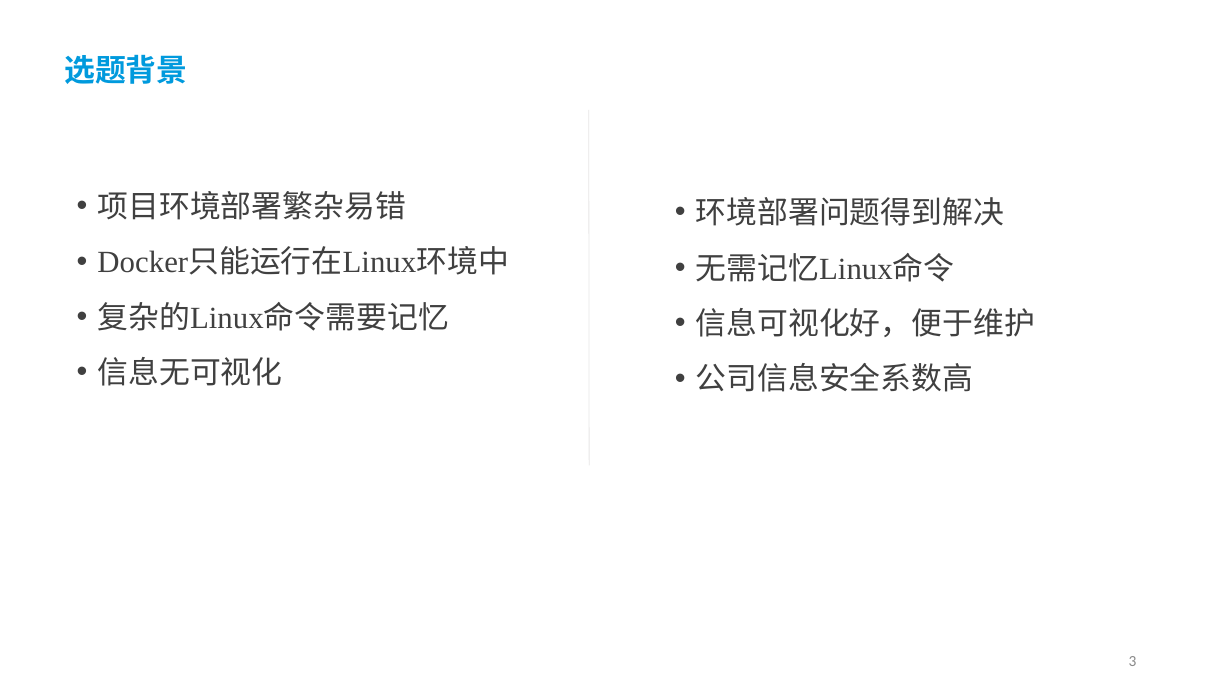
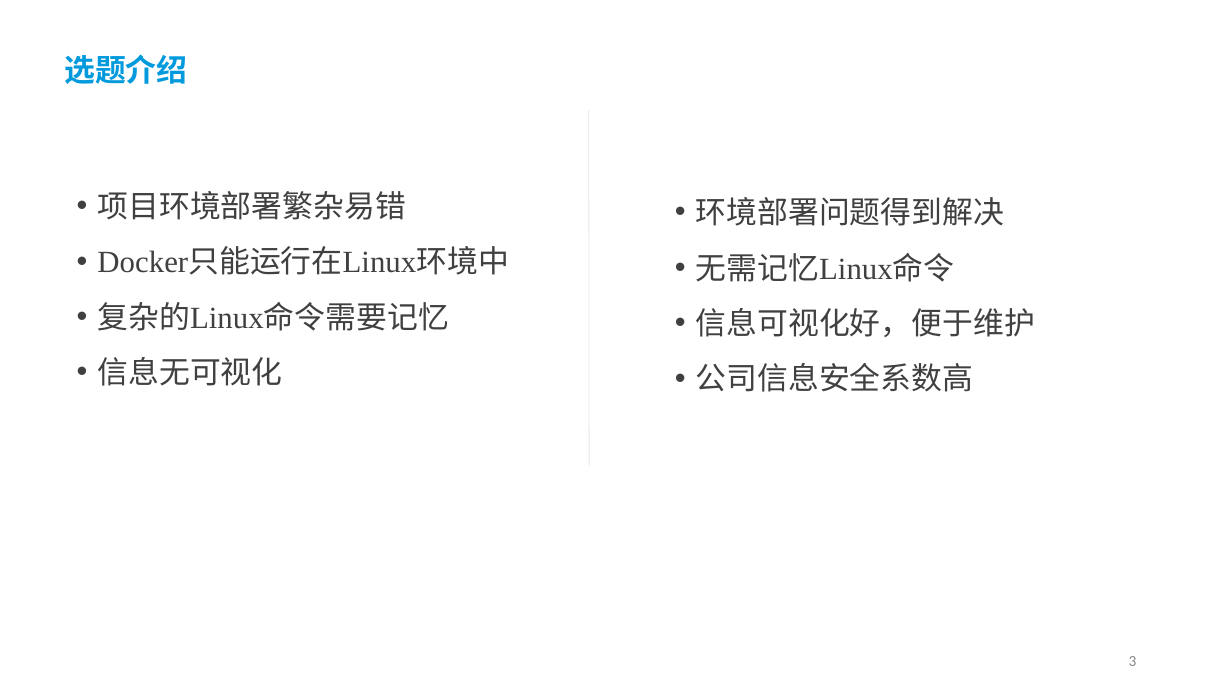
Before and after one commit to chaishi/DockerVisualization, a slide deck: slide 3 of 答辩材料/毕设答辩ppt-罗雪.ppt. Drawn at 1232x693 pixels with LibreOffice and Linux fonts; fonts in the diff are those of the drawing; background and template pictures are left out. Boxes give left, top, right and bottom in pixels: in the first picture for what was removed or moved away, otherwise in the second. Text is boxed around its words. In the diff, an @@ line names an element or a change of style, - is before the commit and + after.

```diff
--- a/答辩材料/毕设答辩ppt-罗雪.ppt
+++ b/答辩材料/毕设答辩ppt-罗雪.ppt
@@ text at [64,54,187,84]: text changed @@
-选题背景
+选题介绍
```
Also in this commit, not shown: 5 other slides changed, 1 slide removed, 2 other files.
